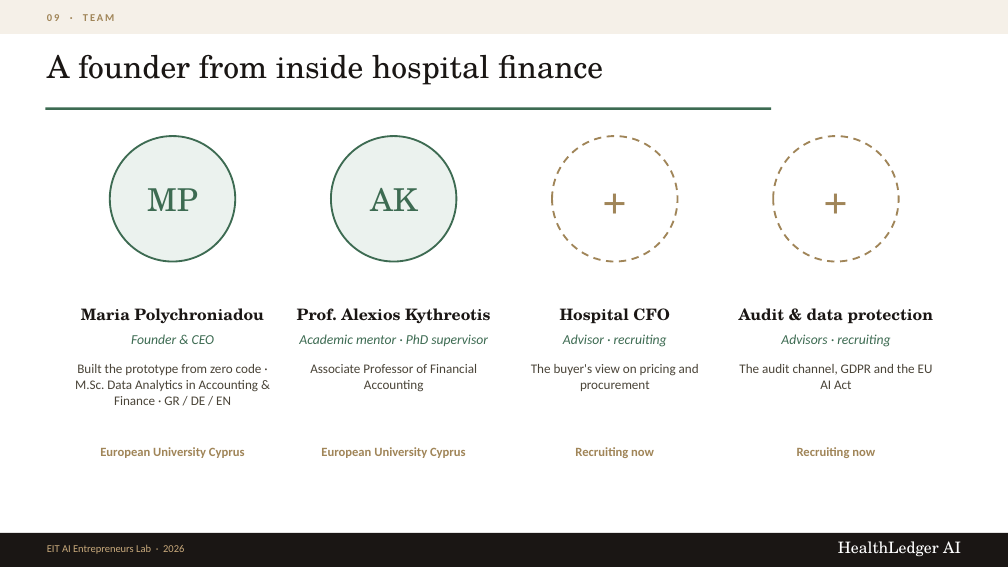
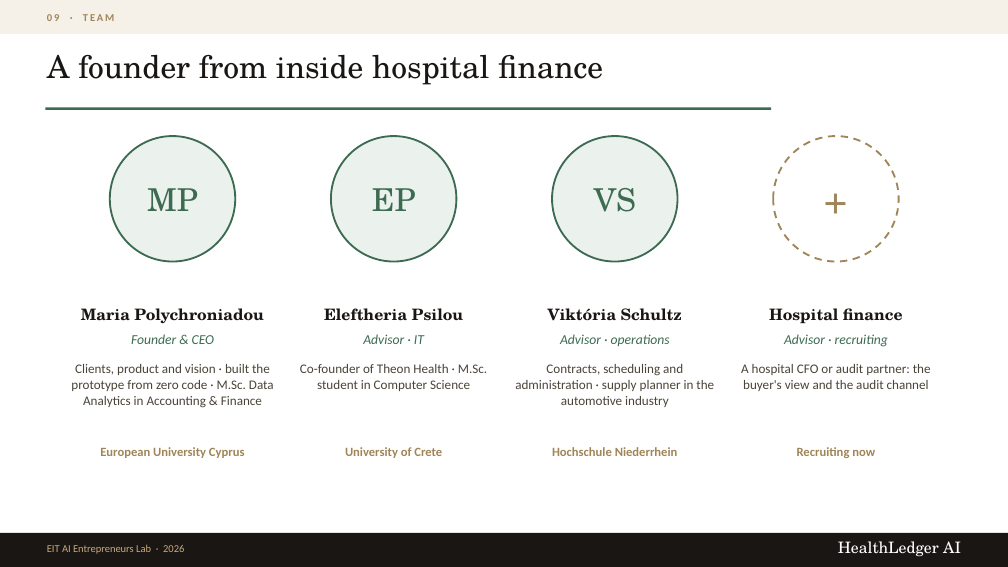
Before and after one commit to mrply97/AI, a slide deck: slide 14 of HealthLedgerAI_EIT_Pitch.pptx. Drawn at 1008x567 pixels with LibreOffice and Linux fonts; fonts in the diff are those of the drawing. Boxes give left, top, right and bottom in pixels: in the first picture for what was removed or moved away, otherwise in the second. Text is boxed around its words. In the diff, an @@ line names an element or a change of style, - is before the commit and + after.

```diff
--- a/HealthLedgerAI_EIT_Pitch.pptx
+++ b/HealthLedgerAI_EIT_Pitch.pptx
@@ ellipse at [552,136,678,262]: fill #FFFFFF to #EBF2EE; outline #A08558 1.75 pt dashed to #3D6B52 1.75 pt @@
@@ text at [372,188,416,211]: text changed @@
-AK
+EP
@@ text at [594,188,636,212]: text changed; size 36 to 30 pt; text colour #A08558 to #3D6B52 @@
-+
+VS
@@ text at [324,308,464,321]: text changed @@
-Prof. Alexios Kythreotis
+Eleftheria Psilou
@@ text at [548,308,682,321]: text changed @@
-Hospital CFO
+Viktória Schultz
@@ text at [769,308,903,324]: text changed @@
-Audit & data protection
+Hospital finance
@@ text at [363,334,424,344]: text changed @@
-Academic mentor · PhD supervisor
+Advisor · IT
@@ text at [560,334,670,346]: text changed @@
-Advisor · recruiting
+Advisor · operations
@@ text at [784,334,888,347]: text changed @@
-Advisors · recruiting
+Advisor · recruiting
@@ text at [71,364,274,408]: text changed @@
-Built the prototype from zero code · M.Sc. Data Analytics in Accounting & Finance · GR / DE / EN
+Clients, product and vision · built the prototype from zero code · M.Sc. Data Analytics in Accounting & Finance
@@ text at [300,364,487,391]: text changed @@
-Associate Professor of Financial Accounting
+Co-founder of Theon Health · M.Sc. student in Computer Science
@@ text at [515,364,714,407]: text changed @@
-The buyer's view on pricing and procurement
+Contracts, scheduling and administration · supply planner in the automotive industry
@@ text at [741,364,931,391]: text changed @@
-The audit channel, GDPR and the EU AI Act
+A hospital CFO or audit partner: the buyer's view and the audit channel
@@ text at [345,447,442,458]: text changed @@
-European University Cyprus
+University of Crete
@@ text at [552,447,678,456]: text changed @@
-Recruiting now
+Hochschule Niederrhein
```
Also in this commit, not shown: 2 other files.
